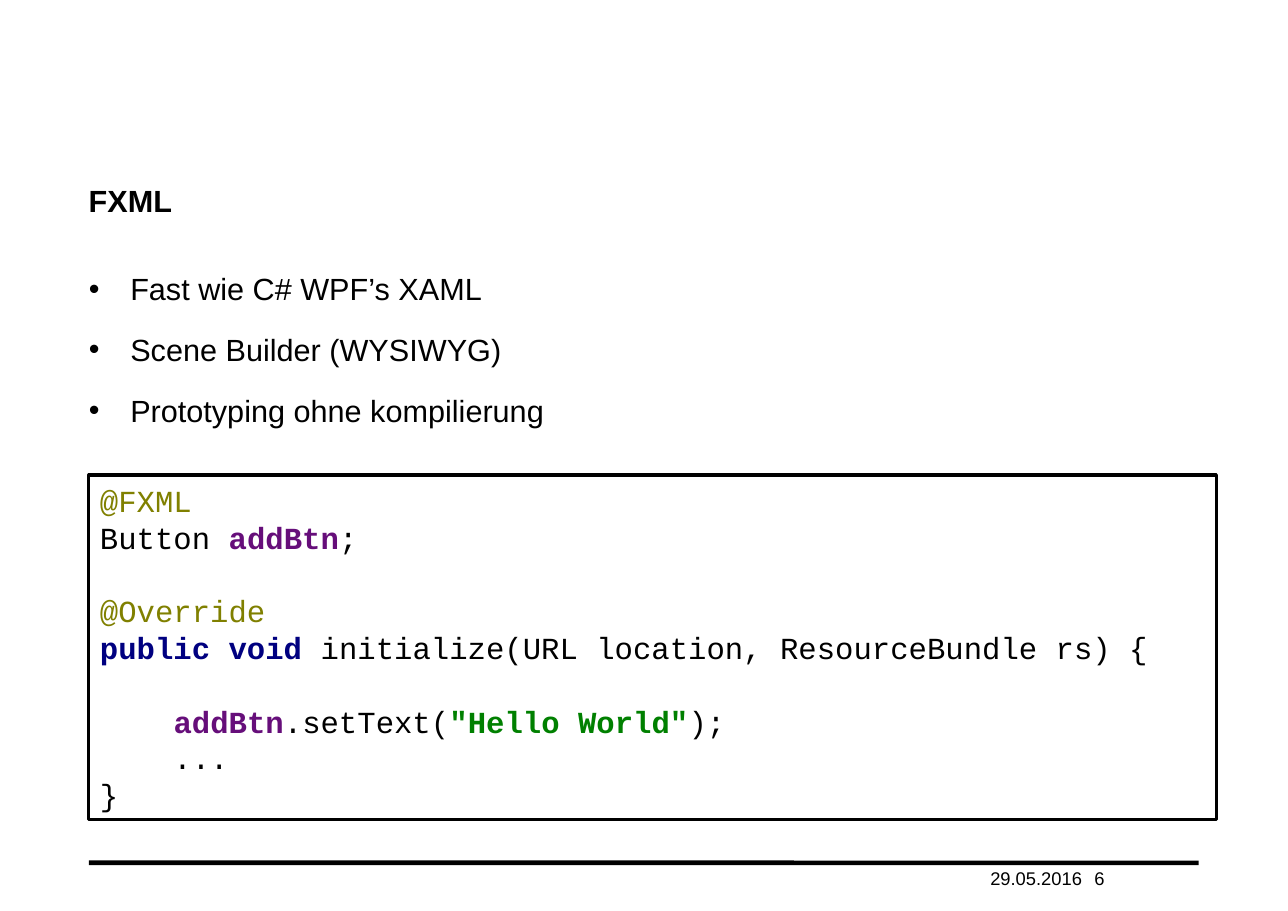
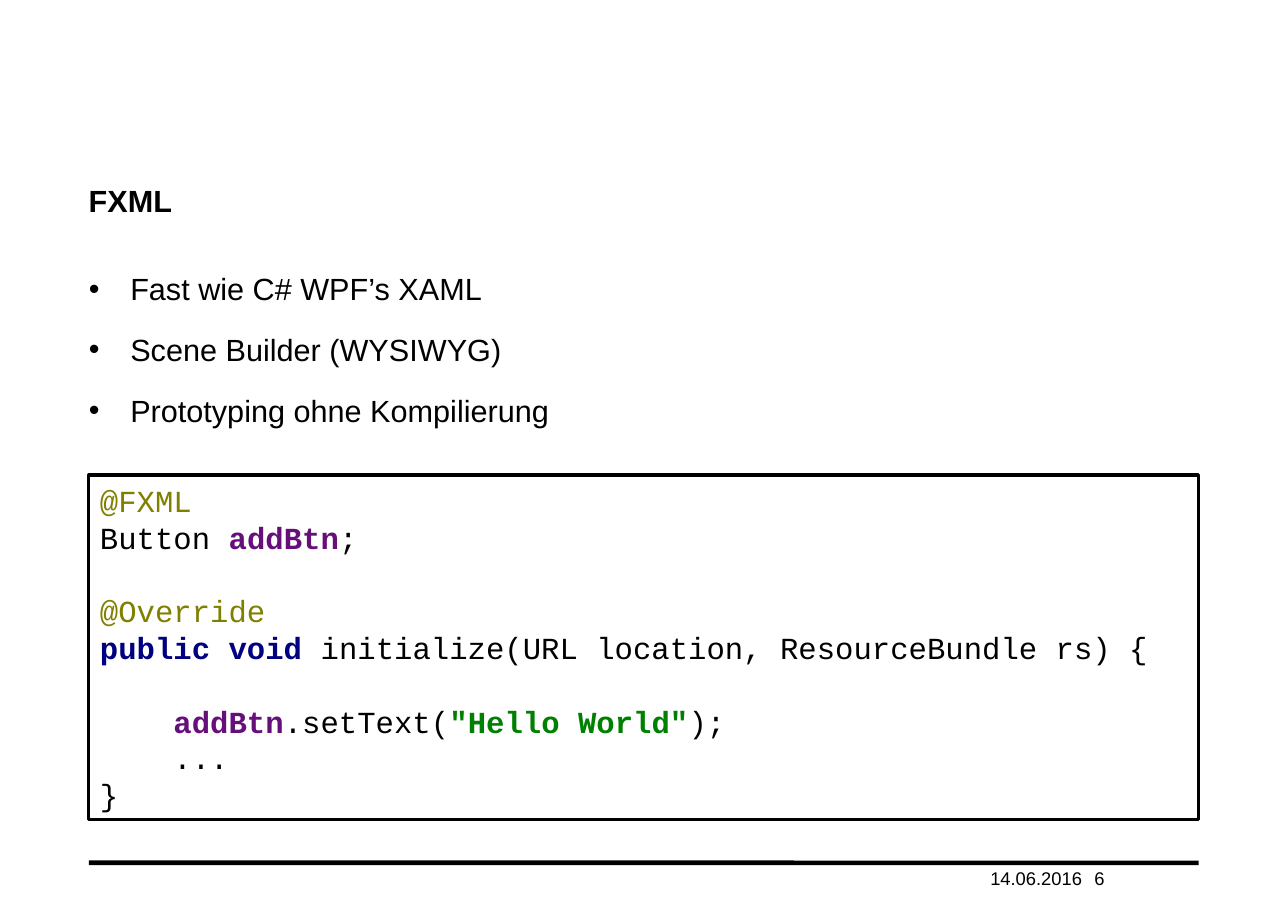
Before and after one commit to haisi/oop2Project, a slide deck: slide 6 of presentation.pptx. Drawn at 1288x911 pixels with LibreOffice and Linux fonts; fonts in the diff are those of the drawing; background and template pictures are left out. Boxes give left, top, right and bottom in pixels: in the first picture for what was removed or moved away, otherwise in the second. Text is boxed around its words. In the diff, an @@ line names an element or a change of style, - is before the commit and + after.

```diff
--- a/presentation.pptx
+++ b/presentation.pptx
@@ text at [130,399,549,427]: text changed @@
-• Prototyping ohne kompilierung
+• Prototyping ohne Kompilierung
@@ rectangle "@FXML Button addBtn; @Override public ...": place and size @@
-rectangle "@FXML Button addBtn; @Override public ..." at [89,475,1217,820]
+rectangle "@FXML Button addBtn; @Override public ..." at [89,475,1199,820]
@@ text at [990,872,1082,885]: text changed @@
-29.05.2016
+14.06.2016
```
Also in this commit, not shown: 11 other slides changed, 2 slides added.
